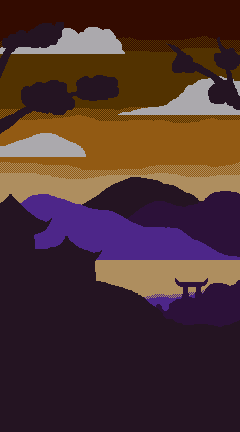
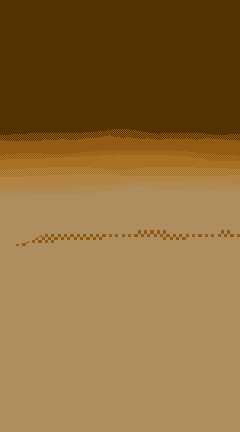
Layers edited between the first and the second 240px x 432px image:
hid "Calque de dessin 9" (2nd of 2, in "Calque de groupe 10"), painted on it over <box>0,0,240,192</box>
renamed "Nuages" to "Nuages3", hid it, painted on it over <box>0,0,240,256</box>
hid "Calque de dessin 2", painted on it over <box>0,128,240,432</box>
hid "Calque de dessin 3", painted on it over <box>0,192,240,432</box>
hid "Calque de dessin 4", painted on it over <box>0,192,240,432</box>
hid "Calque de dessin 5", painted on it over <box>0,128,240,432</box>
hid "Calque de dessin 6", painted on it over <box>0,128,240,432</box>
hid "Calque de dessin 7", painted on it over <box>0,128,240,432</box>
painted on "Calque de dessin 8" over <box>0,0,240,432</box>
